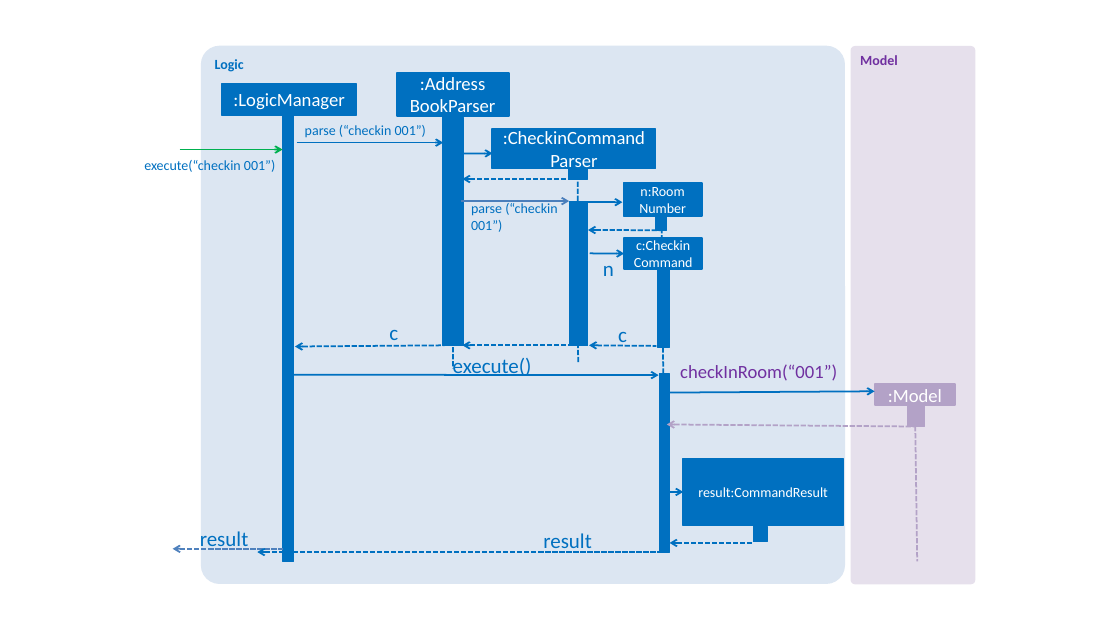
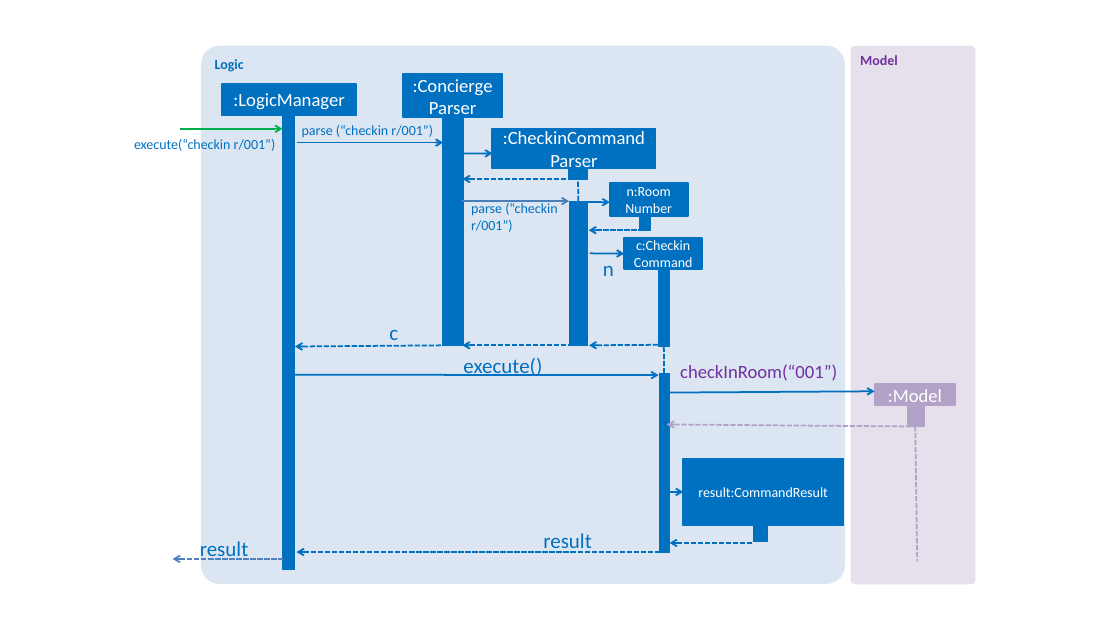
Before and after one commit to pikulet/main, a slide deck: slide 1 of docs/diagrams/CheckinCommandSequenceDiagram.pptx. Drawn at 1120x630 pixels with LibreOffice and Linux fonts; fonts in the diff are those of the drawing. Boxes give left, top, right and bottom in pixels: in the first picture for what was removed or moved away, otherwise in the second. Text is boxed around its words. In the diff, an @@ line names an element or a change of style, - is before the commit and + after.

```diff
--- a/docs/diagrams/CheckinCommandSequenceDiagram.pptx
+++ b/docs/diagrams/CheckinCommandSequenceDiagram.pptx
@@ rectangle ":ConciergeParser": place and size @@
-rectangle ":ConciergeParser" at [397, 73, 508, 116]
+rectangle ":ConciergeParser" at [403, 74, 503, 117]
@@ text in rectangle at [410, 77, 495, 118]: text changed @@
-:Address
-BookParser
+:ConciergeParser
@@ rectangle: place and size @@
-rectangle at [282, 115, 293, 562]
+rectangle at [282, 115, 294, 570]
@@ line moved from (453, 116) - (453, 368) to (453, 118) - (453, 118) @@
@@ text at [134, 139, 276, 151]: text changed @@
-execute(“checkin 001”)
+execute(“checkin r/001”)
@@ arrow moved from (180, 150) - (282, 150) to (180, 129) - (282, 129) @@
@@ text at [302, 125, 433, 137]: text changed @@
-parse (“checkin 001”)
+parse (“checkin r/001”)
@@ line moved from (578, 168) - (578, 364) to (578, 168) - (579, 201) @@
@@ text at [471, 201, 557, 232]: text changed @@
-parse (“checkin 001”)
+parse (“checkin r/001”)
@@ arrow moved from (587, 202) - (623, 202) to (587, 202) - (610, 202) @@
@@ rectangle "n:Room": place and size @@
-rectangle "n:Room" at [623, 183, 702, 216]
+rectangle "n:Room" at [610, 183, 688, 216]
@@ arrow moved from (588, 230) - (663, 230) to (589, 230) - (646, 230) @@
@@ rectangle: place and size @@
-rectangle at [656, 213, 667, 230]
+rectangle at [639, 213, 650, 230]
@@ text "execute()": place and size @@
-text "execute()" at [453, 356, 532, 376]
+text "execute()" at [463, 358, 542, 376]
@@ arrow moved from (589, 345) - (656, 346) to (589, 345) - (670, 344) @@
@@ text removed at [618, 332, 627, 347] @@
-c
@@ line moved from (662, 214) - (665, 461) to (664, 347) - (665, 374) @@
@@ text "result": place and size @@
-text "result" at [200, 531, 248, 550]
+text "result" at [200, 541, 248, 560]
@@ arrow moved from (173, 549) - (282, 549) to (173, 559) - (282, 559) @@
@@ arrow moved from (257, 552) - (665, 552) to (297, 552) - (665, 552) @@
```
Also in this commit, not shown: 3 other files.
